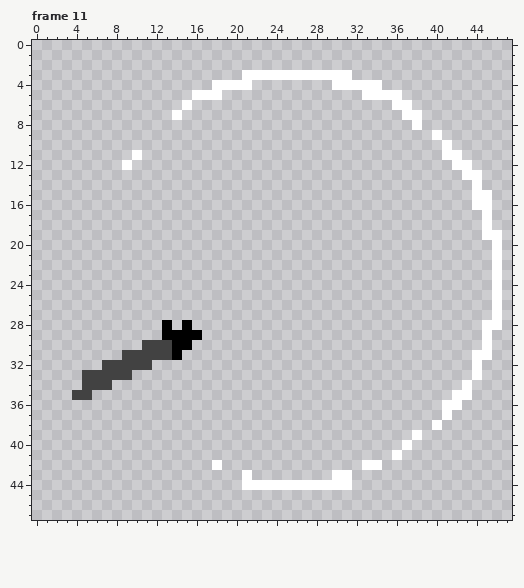
File history of a pixel-art file, sinkdungeon_resource/OtherTexure/weaponlightstabanim000.ase. The picture above was drawn from the file before the commit.
48x48 pixels, 12 frames. Shown: frame 11. The commit also changed other frames, which this record leaves out.
The result:
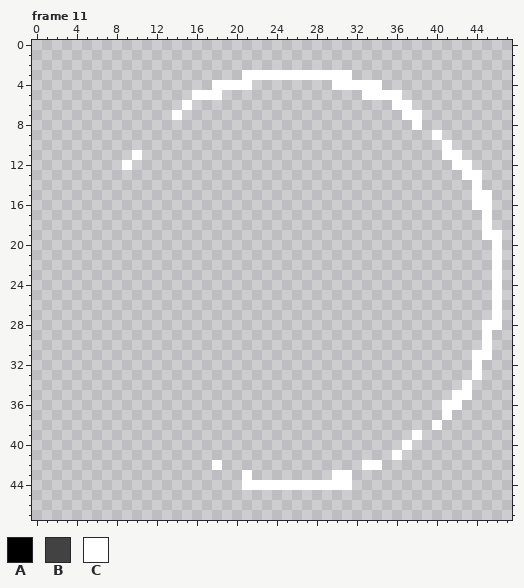
Palette (. is transparent): A #000000  B #424242  C #ffffff
Change:
layer "Layer" now hidden
Changed rows in their new state; - is an unchanged pixel.
Frame 11:
first column x 4:
28 ---------.-.-
29 ---------....
30 -------.....-
31 -----......--
32 ---.....-----
33 -.....-------
34 -...---------
35 ..-----------
Changed places in both pictures, as pixel boxes (x1, y1, x2, y2):
erased: (72, 320, 202, 400)
